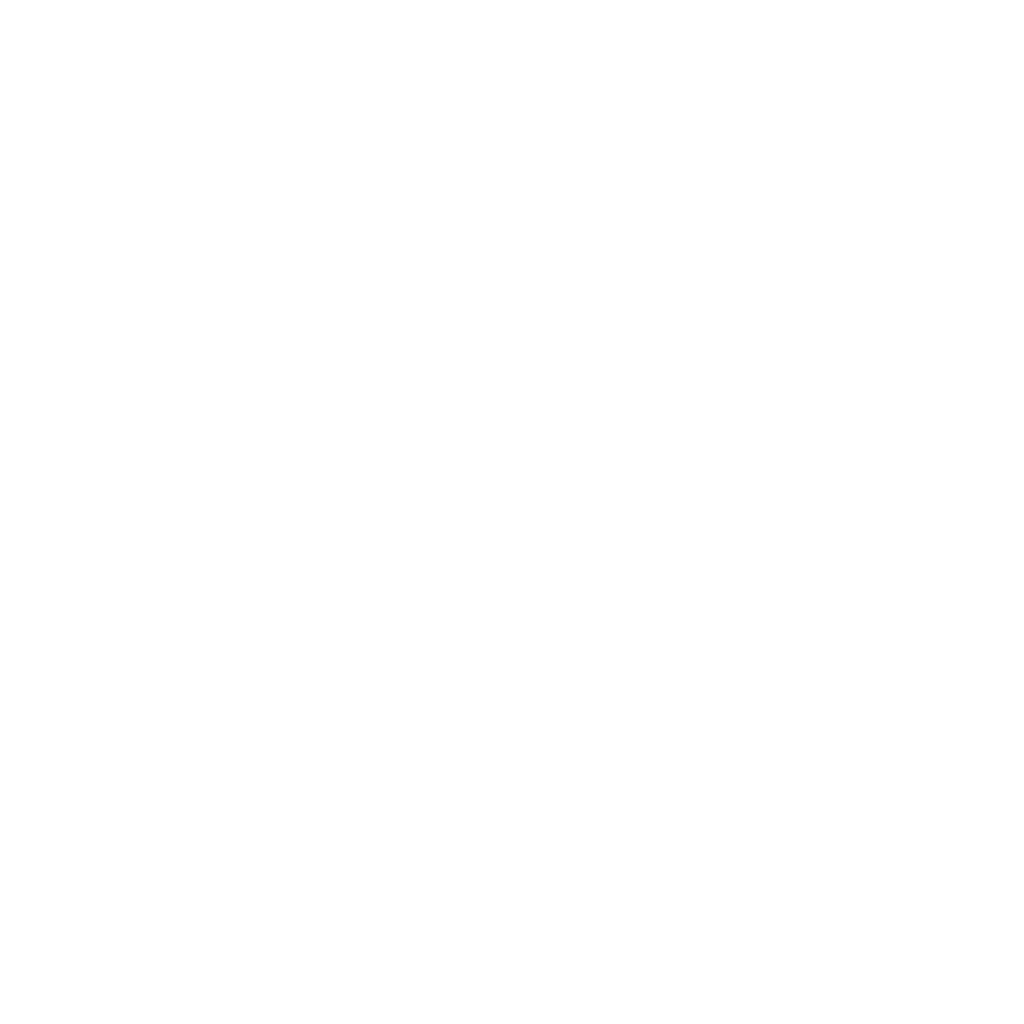
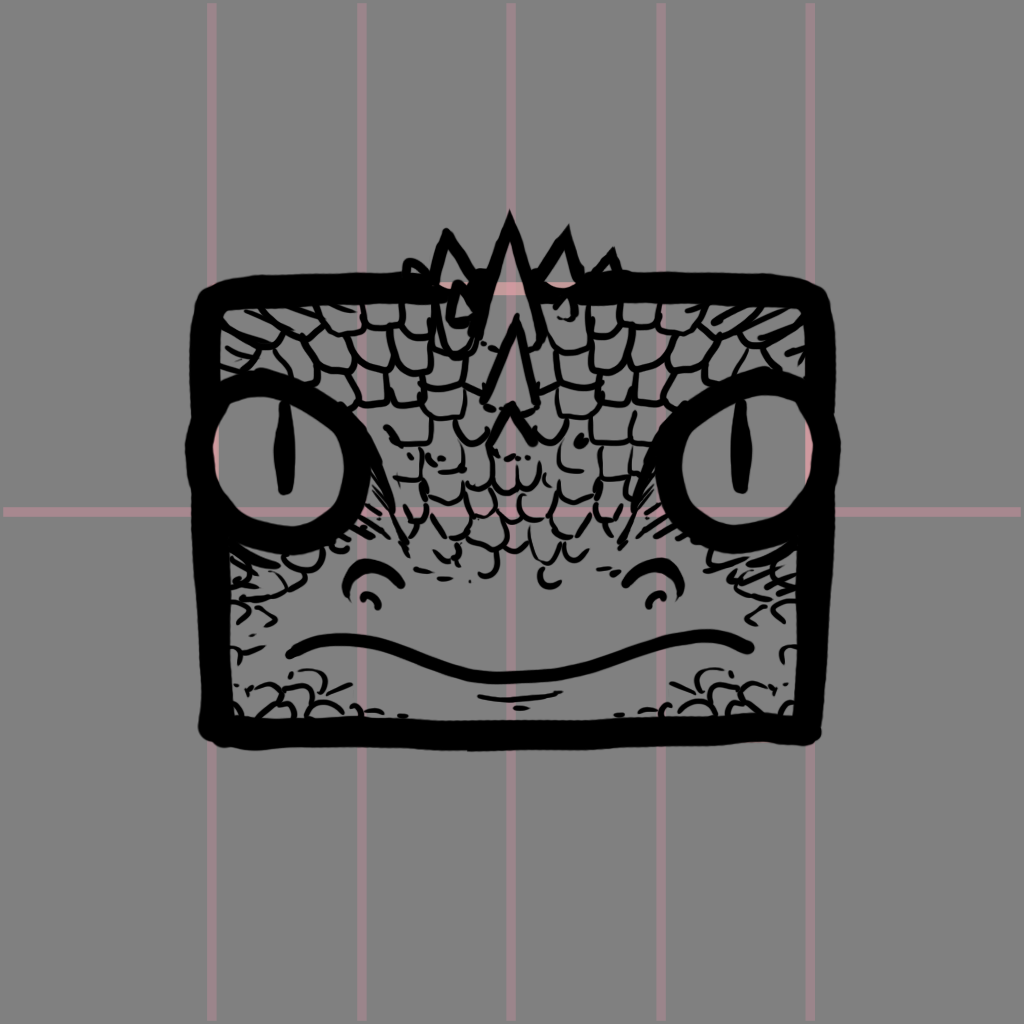
Layers edited between the first and the second 1024 x 1024 image:
showed group "LIZARD" (5 layers) over (183, 207, 843, 759)
added layer "Layer 115" in group "LIZARD" over (284, 628, 756, 712)
added layer "Layer 117 copy" in group "LIZARD" over (205, 290, 828, 731)
added layer "Layer 117" in group "LIZARD" over (432, 292, 814, 730)
added layer "Layer 116" in group "LIZARD" over (400, 207, 627, 463)
added layer "Layer 114 copy" in group "LIZARD" over (183, 267, 843, 753)
showed group "ref" (2nd of 2) (7 layers) over (3, 3, 1021, 1021)
showed "Layer 0" over (0, 0, 1024, 1024)
